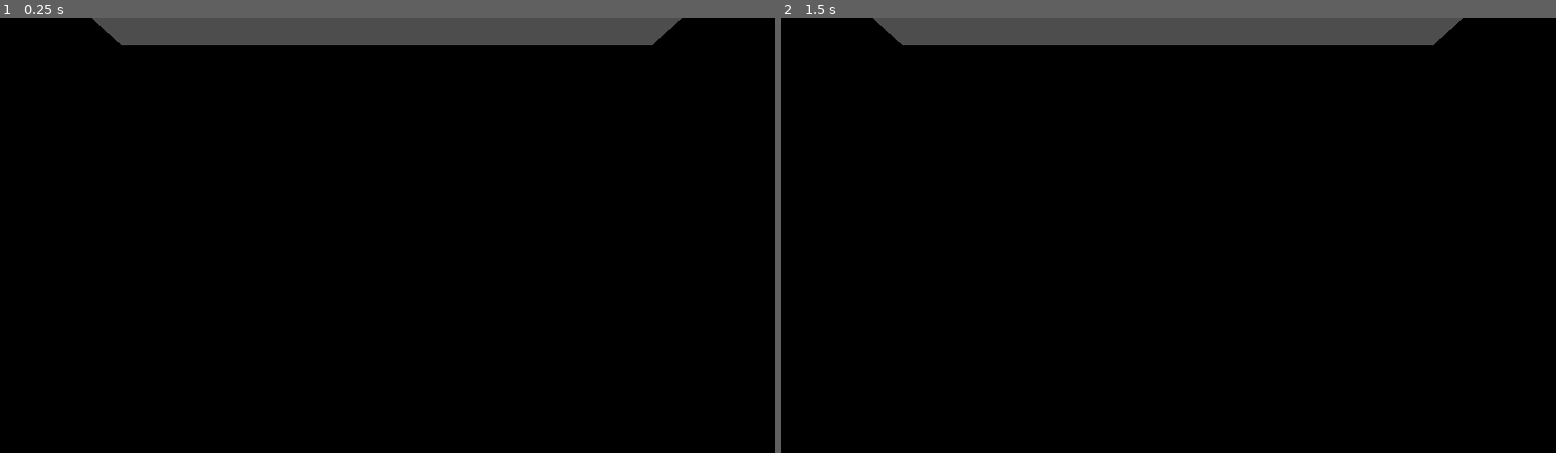
Above: before the commit, frames 1-2 (left to right).
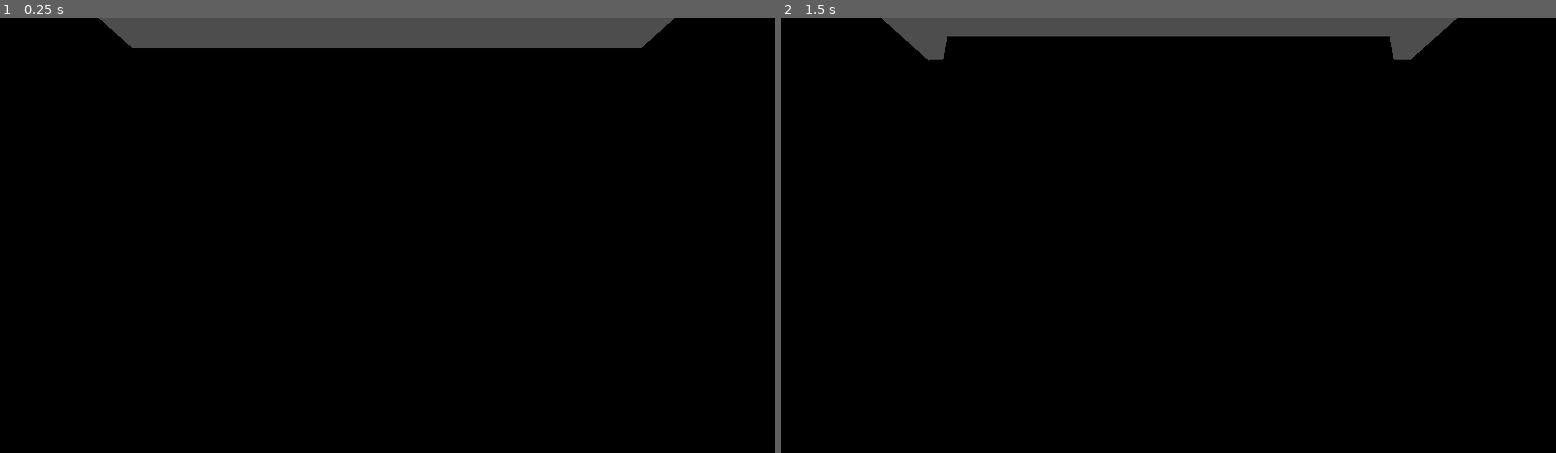
Above: after the commit, the same moments.

Repository: YamatoDev/L-Week-Project-2025
Game: Godot game, scene res://room.tscn
Same seed, same stepped clock (60 frames per second), same inputs: the game is played once before the commit and once after it.
Inputs (mouse positions are in pixels of both pictures, inside the frame that each line leads up to):
- Up to frame 1 (0.25 s): no input
- Up to frame 2 (1.5 s): tap Enter at 0.5 s; move the mouse to (1339, 213) at 0.52 s; hold Tab (change_cam, bound only after the commit) 0.53-1.25 s; click (1339, 213) at 0.67 s; tap Space at 1.25 s; drag from (1013, 257) to (1129, 322) at 1.27 s

The runs differ from the first frame. In frame 1, 0.6% of the frame differs, in the area x 11-88%, y 0-7%; in frame 2, 1.5%, in the area x 11-88%, y 0-10%.

Commit message:
Added camera movement

Diff:
--- a/project.godot
+++ b/project.godot
@@ -18,3 +18,11 @@
 [dotnet]
 
 project/assembly_name="LWEEK"
+
+[input]
+
+change_cam={
+"deadzone": 0.2,
+"events": [Object(InputEventKey,"resource_local_to_scene":false,"resource_name":"","device":0,"window_id":0,"alt_pressed":false,"shift_pressed":false,"ctrl_pressed":false,"meta_pressed":false,"pressed":false,"keycode":0,"physical_keycode":4194306,"key_label":0,"unicode":0,"location":0,"echo":false,"script":null)
+]
+}
--- a/room.tscn
+++ b/room.tscn
@@ -17,10 +17,14 @@
 
 [sub_resource type="CylinderShape3D" id="CylinderShape3D_v5vuv"]
 
+[sub_resource type="StandardMaterial3D" id="StandardMaterial3D_01y1d"]
+albedo_color = Color(0.32549, 1, 1, 1)
+
 [node name="room" type="Node3D"]
 
 [node name="Camera3D" type="Camera3D" parent="."]
-transform = Transform3D(-4.37114e-08, -0.165048, -0.986286, 0, 0.986286, -0.165048, 1, -7.21446e-09, -4.31119e-08, -0.06, 1.25, 0)
+transform = Transform3D(-4.37114e-08, -0.165048, -0.986286, 0, 0.986286, -0.165048, 1, -7.21446e-09, -4.31119e-08, 0.144829, 1.25, 0)
+fov = 83.5
 script = ExtResource("1_4o3f6")
 
 [node name="CSGCombiner3D" type="CSGCombiner3D" parent="."]
@@ -86,10 +90,12 @@
 [node name="screen2" type="CSGBox3D" parent="CSGCombiner3D/desk1/thing"]
 transform = Transform3D(1, 0, 0, 0, 1, 0, 0, 0, 1, 0.203341, -0.00784183, 0.665045)
 size = Vector3(0.089, 1.6, 1.232)
+material = SubResource("StandardMaterial3D_01y1d")
 
 [node name="screen1" type="CSGBox3D" parent="CSGCombiner3D/desk1/thing"]
 transform = Transform3D(1, 0, 0, 0, 1, 0, 0, 0, 1, 0.206655, -0.0119213, -0.667305)
 size = Vector3(0.089, 1.6, 1.232)
+material = SubResource("StandardMaterial3D_01y1d")
 
 [node name="steering" type="CSGCylinder3D" parent="CSGCombiner3D/desk1"]
 transform = Transform3D(1, 0, 0, 0, 1, 0, 0, 0, 1, 0.203882, 0, -0.646634)
--- a/scripts/camera_3d.gd
+++ b/scripts/camera_3d.gd
@@ -1,6 +1,7 @@
 extends Camera3D
 
 var mouse = Vector2()
+var flipped := false
 
 func _input(event):
 	if event is InputEventMouse:
@@ -8,6 +9,9 @@
 	if event is InputEventMouseButton and event.pressed:
 		if event.button_index == MOUSE_BUTTON_LEFT:
 			get_selection()
+
+	if Input.is_action_pressed("change_cam"):
+		_toggle_camera_rotation()
 
 func get_selection():
 	var worldspace = get_world_3d().direct_space_state
@@ -17,3 +21,11 @@
 	print(result)
 	if result and result.collider.has_method("on_interact"):
 		result.collider.on_interact()
+
+
+func _toggle_camera_rotation() -> void:
+	flipped = !flipped
+	if flipped:
+		$".".rotation_degrees.y = 90
+	else:
+		$".".rotation_degrees.y = -90
Not shown: 1 places in room.tscn that only renumber resources
